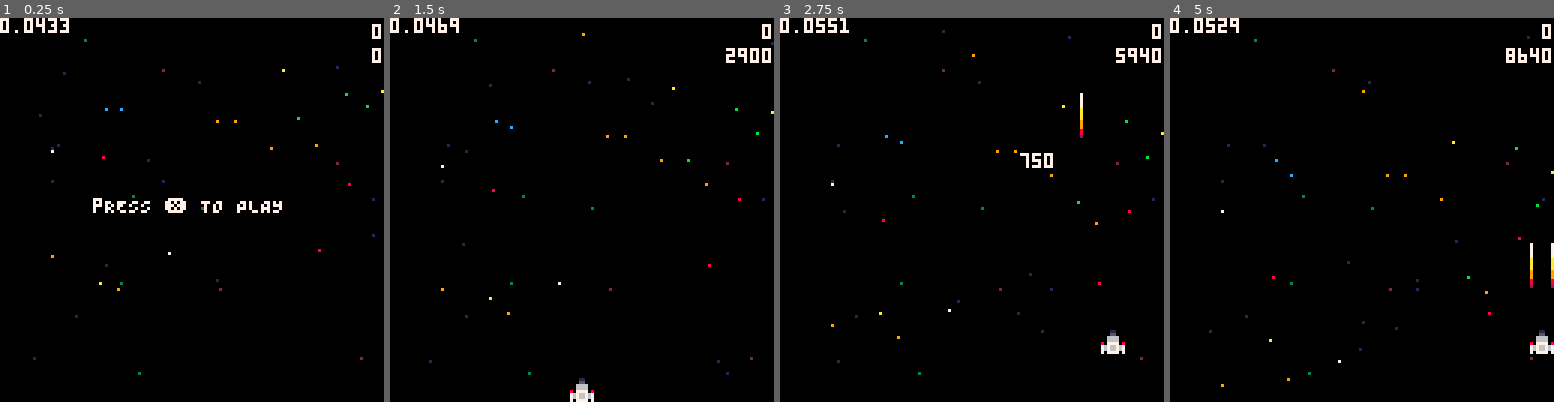
Above: before the commit, frames 1-4 (left to right).
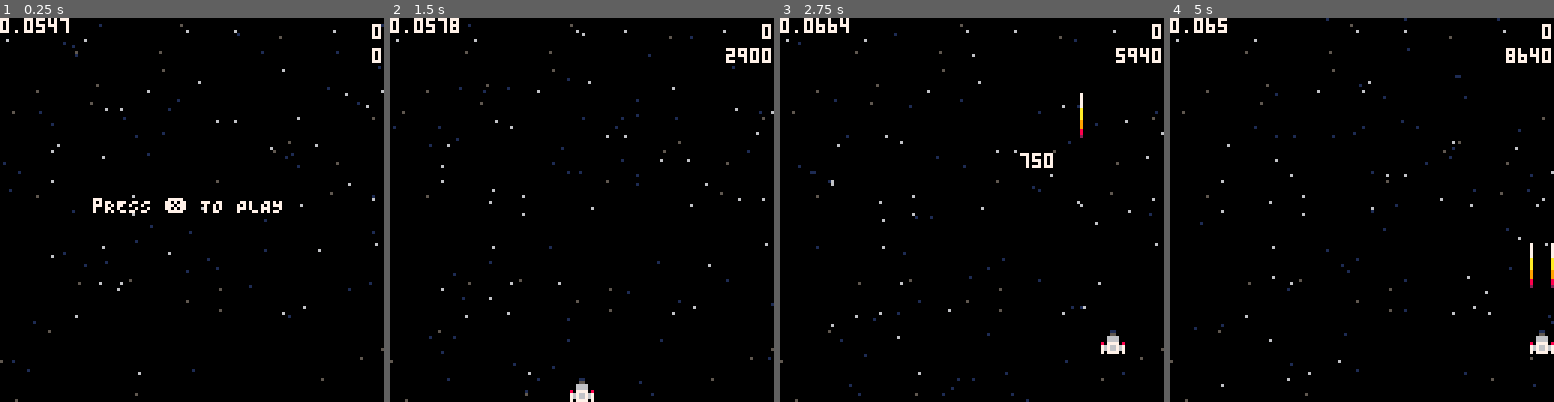
Above: after the commit, the same moments.

Repository: adammitchelldev/space
Game: PICO-8 cartridge space.p8
Same seed, same stepped clock (60 frames per second), same inputs: the game is played once before the commit and once after it.
Inputs:
- Up to frame 1 (0.25 s): no input
- Up to frame 2 (1.5 s): tap X (X key) at 0.33, 1.07 s; tap O (Z key) at 0.7 s
- Up to frame 3 (2.75 s): hold Right 1.6-2.1 s; tap O (Z key) at 1.7, 2.1, 2.5 s; tap X (X key) at 1.85 s; hold Up 2.15-2.42 s; hold Right from 2.47 s (still down)
- Up to frame 4 (5 s): tap O (Z key) every 0.4 s from 2.9 to 4.9 s; tap X (X key) at 2.97, 4.08 s; release Right at 3.03 s; hold Left 3.08-3.58 s; hold Down 3.63-3.97 s; hold Right 4.02-4.68 s; hold Up from 4.73 s (still down)

The runs differ from the first frame. In frame 1, 0.8% of the frame differs, in the area x 0-100%, y 0-100%; in frame 2, 0.9%; in frame 3, 0.9%; in frame 4, 0.9%.

Commit message:
Use new multiple event dispatch

Diff:
--- a/src/enemy.lua
+++ b/src/enemy.lua
@@ -60,27 +60,30 @@
     end
 end
 
-function enemy_green:update_2()
-    local p = layer_each(players)()
-    if (not p) return
+enemy_green.update = {
+    function(self)
+        local p = layer_each(players)()
+        if (not p) return
 
-    if vec_dist2(self, p) < (64 ^ 2) then
-        local d = {
-            x = p.x - self.x,
-            y = p.y - self.y
-        }
-        vec_normalize(d, 4)
-        self.dx = 0
-        self.speed = 0
-        for i = 1,20 do
-            sfx(4)
-            wait(1)
+        if vec_dist2(self, p) < (64 ^ 2) then
+            local d = {
+                x = p.x - self.x,
+                y = p.y - self.y
+            }
+            vec_normalize(d, 4)
+            self.dx = 0
+            self.speed = 0
+            for i = 1,20 do
+                sfx(4)
+                wait(1)
+            end
+            self.dx = d.x
+            self.speed = d.y
+            repeat
+                sfx(4)
+                wait(1)
+            until false
         end
-        self.dx = d.x
-        self.speed = d.y
-        repeat
-            sfx(4)
-            wait(1)
-        until false
-    end
-end
+    end,
+    enemy.update
+}
--- a/src/main.lua
+++ b/src/main.lua
@@ -81,7 +81,6 @@
 
 	players:update()
 	enemies:update()
-	enemies:update_2()
 	bullets:update()
 	powerups:update()
 
--- a/src/starfield.lua
+++ b/src/starfield.lua
@@ -1,7 +1,7 @@
 starfield = {
-    static_count = 20,
+    static_count = 50,
     star_count = 20,
-    dust_count = 10
+    dust_count = 50
 }
 
 do
@@ -18,7 +18,7 @@
             static[i] = {
                 x = rnd(128),
                 y = rnd(128),
-                colour = rnd(4)
+                colour = flr(rnd(2)) + 5
             }
         end
 
@@ -29,7 +29,7 @@
                 x = rnd(128),
                 y = rnd(136) - 8,
                 speed = ((i / (n*2)) ^ 3) + 0x0.1,
-                colour = rnd(6) + 7
+                colour = 6
             }
         end
 
--- a/src/util/update.lua
+++ b/src/util/update.lua
@@ -1,33 +1,46 @@
 -- Coroutine powered update methods
 
 do
-    local automap
-    automap = function()
-        return setmetatable({}, {
-            __index = function(t, k, v)
-                local n = automap()
-                t[k] = n
-                return n
+    local inner_mt = {
+        __index = function(t, k, v)
+            local n = {}
+            t[k] = n
+            return n
+        end
+    }
+    local secret_keys = setmetatable({}, {
+        __index = function(t, k, v)
+            local n = setmetatable({}, inner_mt)
+            t[k] = n
+            return n
+        end
+    })
+
+    local function dispatch(self, item, secret_key, func, ...)
+        local co = item[secret_key]
+        if not co then
+            item[secret_key] = self
+            func(item, ...)
+            item[secret_key] = nil
+        else
+            local active, exception = coresume(co, ...)
+            if exception then
+                printh(trace(co, exception))
+                stop("script err: "..exception)
             end
-        })
+        end
     end
-
-    local secret_keys = automap()
 
     local function updater(self, item, iter, funcname, secret_key, ...)
         repeat
             local f = item[funcname]
-            if type(f) == "function" then
-                local co = item[secret_key]
-                if not co then
-                    item[secret_key] = self
-                    item[funcname](item, ...)
-                    item[secret_key] = nil
-                else
-                    local active, exception = coresume(co, co, item, iter, funcname, secret_key, ...)
-                    if exception then
-                        printh(trace(script, exception))
-                        stop("script err: "..exception)
+            if f then
+                local ty = type(f)
+                if ty == "function" then
+                    dispatch(self, item, secret_key, f, ...)
+                elseif ty == "table" then
+                    for i, v in ipairs(f) do
+                        dispatch(self, item, secret_key[i], v, ...)
                     end
                 end
             end
@@ -52,28 +65,28 @@
     end
 end
 
-function scriptable(obj)
-    local old_mt = getmetatable(obj)
-    local scripts = setmetatable({}, old_mt)
-    local mt = {}
-    for key, value in pairs(test) do
-        mt[key] = value
-    end
-    mt.__index = scripts
-    function mt:__newindex(key, value)
-        if type(value) == "function" then
-            local existing = scripts[key]
-            if existing then
-                add(existing, value)
-            else
-                scripts[key] = {value}
-            end
-        else
-            if old_mt.__newindex then
-                old_met.__newindex(self, key, value)
-            else
-                rawset(self, key, value)
-            end
-        end
-    end
-end
+-- function scriptable(obj)
+--     local old_mt = getmetatable(obj)
+--     local scripts = setmetatable({}, old_mt)
+--     local mt = {}
+--     for key, value in pairs(test) do
+--         mt[key] = value
+--     end
+--     mt.__index = scripts
+--     function mt:__newindex(key, value)
+--         if type(value) == "function" then
+--             local existing = scripts[key]
+--             if existing then
+--                 add(existing, value)
+--             else
+--                 scripts[key] = {value}
+--             end
+--         else
+--             if old_mt.__newindex then
+--                 old_met.__newindex(self, key, value)
+--             else
+--                 rawset(self, key, value)
+--             end
+--         end
+--     end
+-- end
Not shown, changed: docs/design.md
Not shown, changed: docs/engine.md
